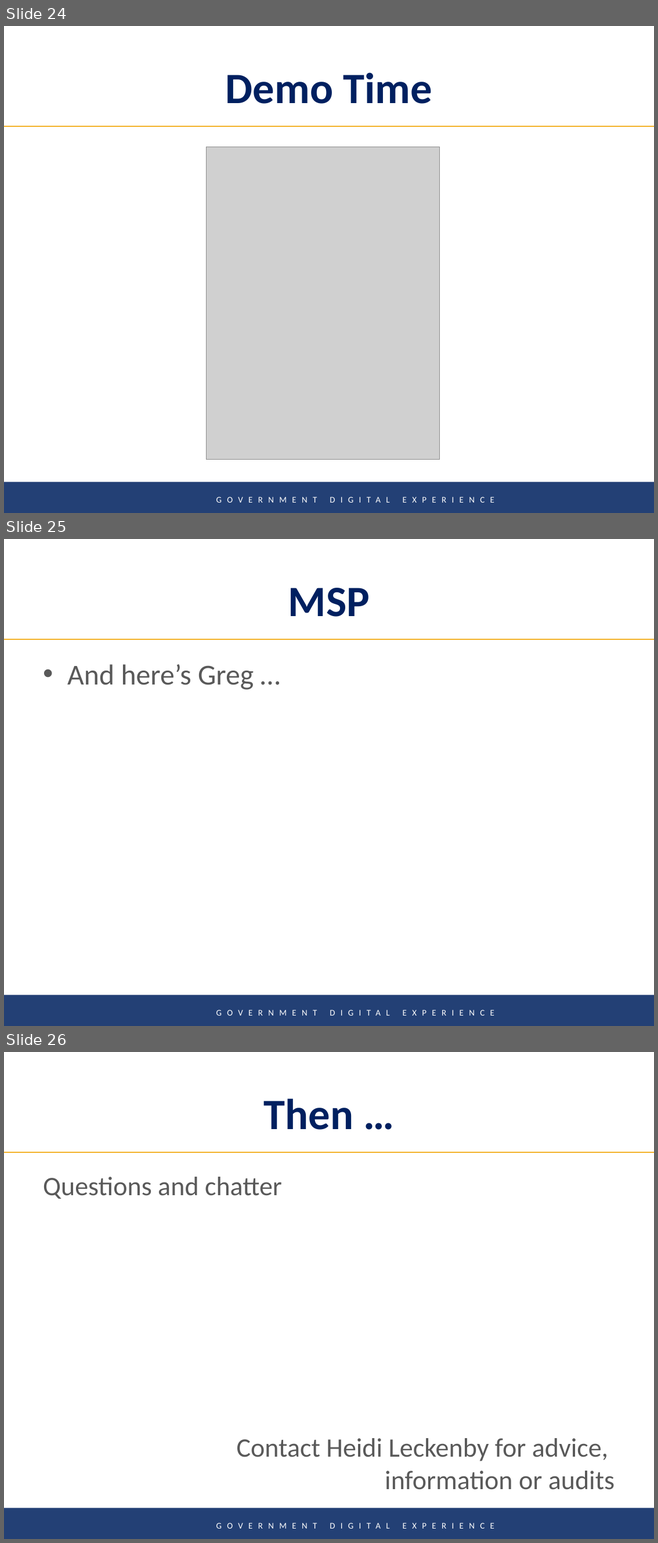
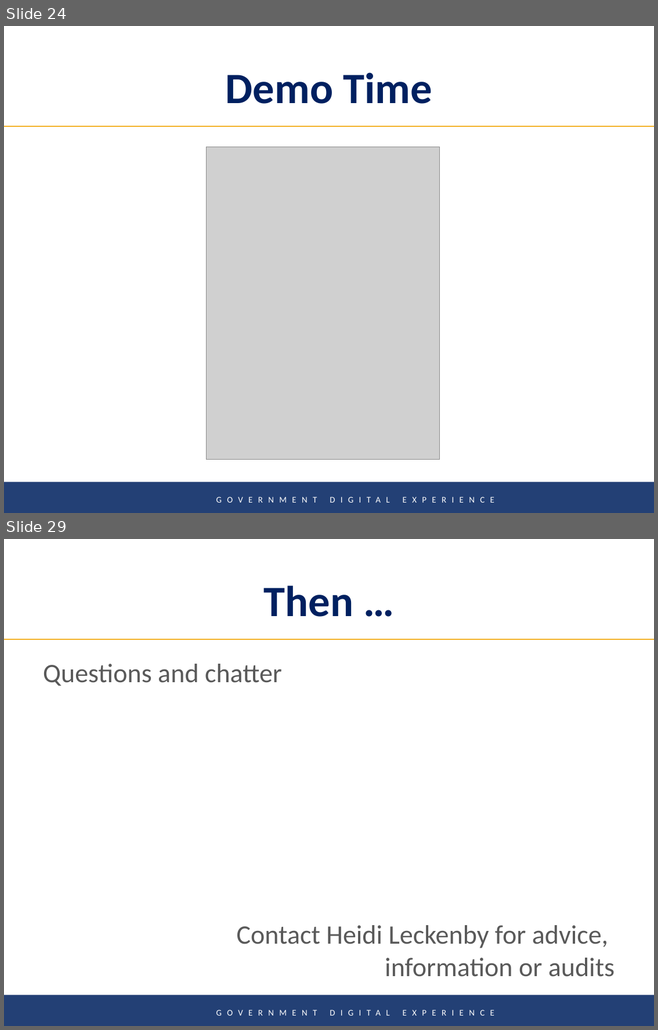
Before and after one commit to Gavin-McLeod/Accessibility-presentation, a slide deck: Digital Product Innovation in the Public Service-TRAN.pptx. Shown one above the other, each under a label of ours: slides 24, 25 and 26 before the commit, slides 24 and 29 after it; the slides between them are not shown. The pictures are 658x1543 and 658x1030 pixels, drawn with LibreOffice and Linux fonts; fonts in the diff are those of the drawing; grey boxes stand for pictures; background and template pictures are left out. Boxes give left, top, right and bottom in pixels: in the first picture for what was removed or moved away, otherwise in the second. Text is boxed around its words. In the diff, an @@ line names an element or a change of style, - is before the commit and + after.

```diff
--- a/Digital Product Innovation in the Public Service-TRAN.pptx
+++ b/Digital Product Innovation in the Public Service-TRAN.pptx
@@ slide 25 removed at (4, 539, 654, 1026), background #FFFFFF; not listed: 2 template elements that a slide beside it also shows @@
@@ title removed at (288, 588, 369, 617) @@
-MSP
@@ text removed at (67, 664, 253, 690) @@
-• And here’s Greg …
@@ what was slide 26 is now slide 29 @@
```
Also in this commit, not shown: 3 slides changed, 4 slides added, 1 other file.
